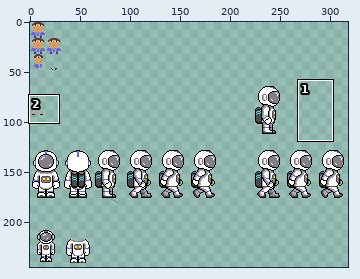
Pixel-art file -- assets/austro.aseprite. Above: a wide view before the commit, with the close-up outlined.
Close-up. Earlier state:
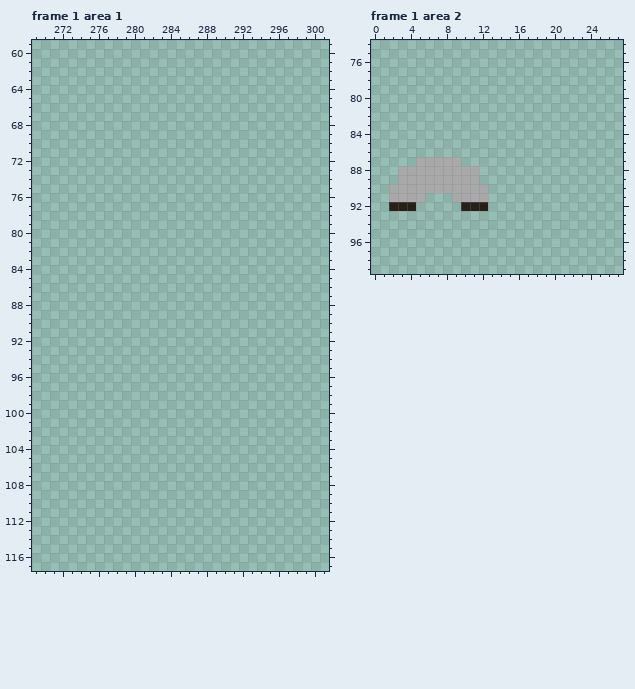
1024x1024 pixels, 8 frames. Shown: frame 1 area 1: x 269..301, y 59..117; frame 1 area 2: x 0..27, y 74..99. The wide view leaves out empty margins. The commit also changed other frames or places, which this record leaves out.
After:
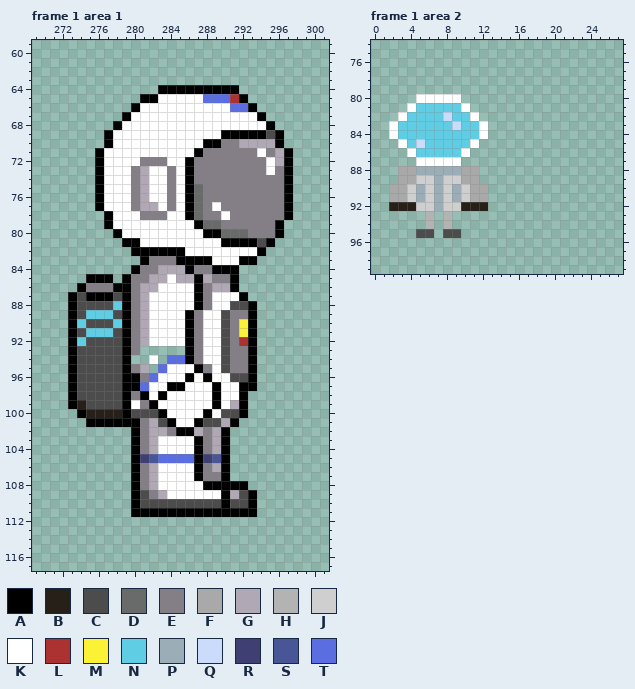
Palette (. is transparent): A #000000  B #272019  C #4c4c4c  D #696a6a  E #847e87  F #a9a9a9  G #b0a9b5  H #b3b3b3  J #cfcfcf  K #ffffff  L #ac3232  M #fbf236  N #5fcde4  P #9badb7  Q #cbdbfc  R #3f3f74  S #485698  T #5b6ee1
From old to new:
layer "Layer 2" now shown
--- frame 1 area 1, layers "Layer 2", "Layer 1"
@@ x 269..301 @@
  63 .................................
- 64 .................................
- 65 .................................
- 66 .................................
- 67 .................................
- 68 .................................
- 69 .................................
- 70 .................................
- 71 .................................
- 72 .................................
- 73 .................................
- 74 .................................
- 75 .................................
- 76 .................................
- 77 .................................
- 78 .................................
- 79 .................................
- 80 .................................
- 81 .................................
- 82 .................................
- 83 .................................
- 84 .................................
- 85 .................................
- 86 .................................
- 87 .................................
- 88 .................................
- 89 .................................
- 90 .................................
- 91 .................................
- 92 .................................
- 93 .................................
- 94 .................................
- 95 .................................
- 96 .................................
- 97 .................................
- 98 .................................
- 99 .................................
-100 .................................
-101 .................................
-102 .................................
-103 .................................
-104 .................................
-105 .................................
-106 .................................
-107 .................................
-108 .................................
-109 .................................
-110 .................................
-111 .................................
+ 64 ..............AAAAAAAAA..........
+ 65 ............AAKKKKKTTTLA.........
+ 66 ...........AKKKKKKKKKKTTA........
+ 67 ..........AKKKKKKKKKKKKKKA.......
+ 68 .........AKKKKKKKKKKKKKKKKA......
+ 69 ........AKKKKKKKKKKKKAAAAACA.....
+ 70 ........AKKKKKKKKKKAAEEGGGGA.....
+ 71 .......AKKKKKKKKKKAEEEEEEKEGA....
+ 72 .......AKKKKEEEKKAEEEEEEEEKGA....
+ 73 .......AKKKEGKKEKAEEEEEEEEKEA....
+ 74 .......AKKKEGKKEKAEEEEEEEEEEA....
+ 75 .......AKKKEGKKEKADEEEEEEEEEA....
+ 76 .......AKKKEGKKEKADEEEEEEEEEA....
+ 77 .......AKKKEGGKEKADEKEEEEEEEA....
+ 78 ........AKKKEEEKKADEEKEEEEEEA....
+ 79 ........AKKKKKKKKKADDEEEEEEA.....
+ 80 .........AKKKKKKKKKAADDDEEEA.....
+ 81 ..........AAKKKKKKKKKAAAACA......
+ 82 ...........AAAAAAKKKKKKKKA.......
+ 83 ............AEEEAAAAKKKAA........
+ 84 ...........AEEGGGAEEAAA..........
+ 85 ......AAA.AEEGGKGGAGEEA..........
+ 86 .....AEEEAAEGGKKKKAEGGA..........
+ 87 ....ACAAACAEGKKKKKAEKKKA.........
+ 88 ....ACCCCNAEGKKKKKAEKKCCA........
+ 89 ....ACNNNCAEGKKKKAEKKCEEA........
+ 90 ....ANCCCNAEGKKKKAEKKCEMA........
+ 91 ....ACNNNCAEGKKKKAEKKCEMA........
+ 92 ....ANCCCCAEGKKKKAEKKCELA........
+ 93 ....ACCCCCAE.....AEKKCEEA........
+ 94 ....ACCCCCA..K.TTAEKKCEEA........
+ 95 ....ACCCCCAEG.TKKKAEKCEEA........
+ 96 ....ACCCCCAAETKKKAKAKKCCA........
+ 97 ....ACCCCCAATKKAAKKKAKKAA........
+ 98 ....ACCCCCAEAKAKKKKKAKKA.........
+ 99 ....ABCCCCAKEAKKKKKKAKGA.........
+100 .....ABBBBACCCAKKKKAKCCA.........
+101 ......AAAAAAEGCAKKACCGA..........
+102 ...........AEGGEAAGEGA...........
+103 ...........AEGKKKKAEGA...........
+104 ...........AEGKKKKAEGA...........
+105 ...........ARSTTTTARSA...........
+106 ...........AEGKKKKAEGA...........
+107 ...........AEGKKKKAEEA...........
+108 ...........AEGKKKKKAAAAA.........
+109 ...........ACEGKKKKKKAGCA........
+110 ...........ACCCCCCCCCACCA........
+111 ...........AAAAAAAAAAAAAA........
 112 .................................
--- frame 1 area 2, layer "Layer 2"
@@ x 0..14 @@
  79 ...............
- 80 ...............
- 81 ...............
- 82 ...............
- 83 ...............
- 84 ...............
- 85 ...............
- 86 ...............
- 87 .....FFFFF.....
- 88 ...FFFFFFFFF...
- 89 ...FFFFFFFFF...
- 90 ..FFFFFFFFFFF..
- 91 ..FFFF...FFFF..
- 92 ..BBB.....BBB..
- 93 ...............
- 94 ...............
- 95 ...............
+ 80 .....KKKKK.....
+ 81 ....KNNNNNK....
+ 82 ...KNNNNQNNK...
+ 83 ..KNNNNNNQNNK..
+ 84 ..KNNNNNNNNNK..
+ 85 ...KNQNNNNNK...
+ 86 ....KNNNNNK....
+ 87 .....KKKKK.....
+ 88 ...FFPPPPPFF...
+ 89 ...FFJJPJJFF...
+ 90 ..FFJPJPJPJFF..
+ 91 ..FFJPJPJPJFF..
+ 92 ..BBBJJPJJBBB..
+ 93 ......H.H......
+ 94 ......H.H......
+ 95 .....CC.CC.....
  96 ...............
Where, in picture pixels (left, top, right, bottom), the same in both close-ups:
added: (68, 85, 293, 517)
changed: (389, 94, 488, 238)
